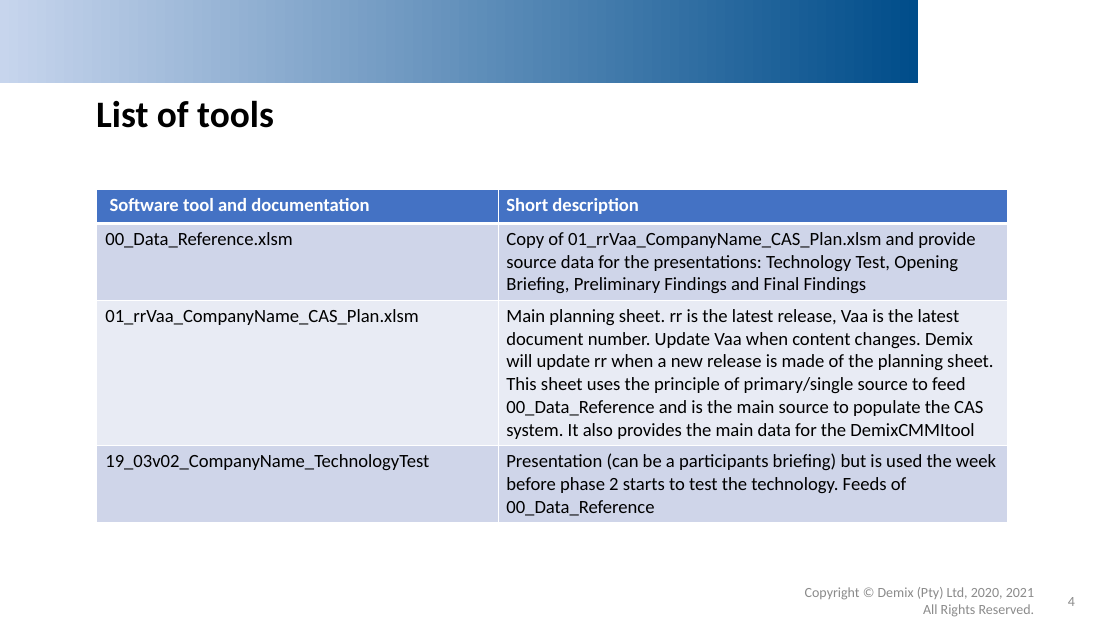
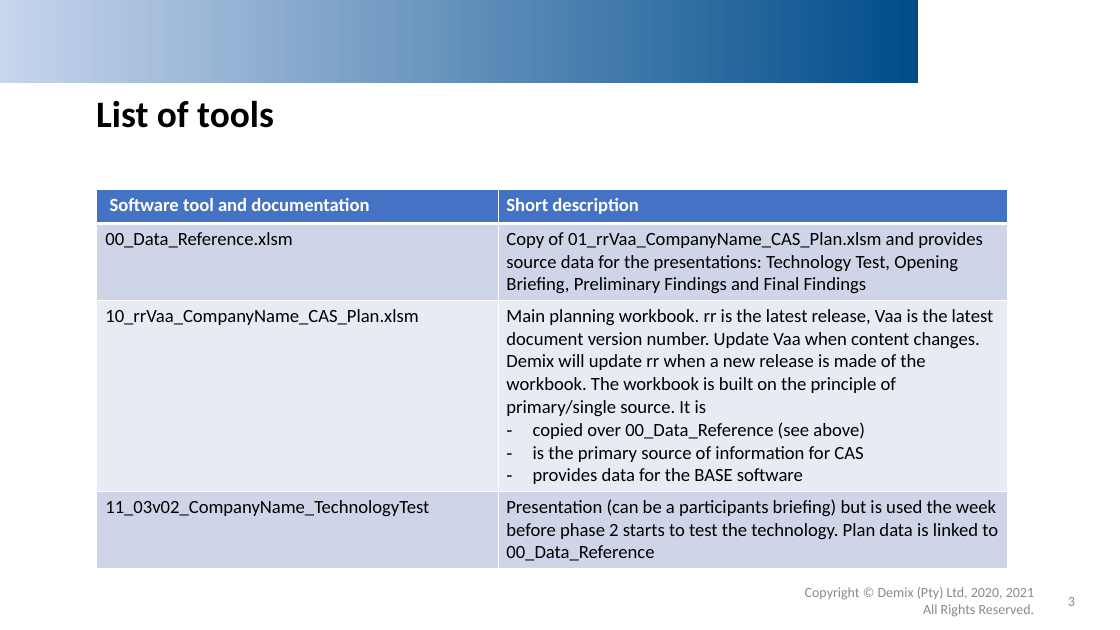
Before and after one commit to DemixTech/CMMITools, a slide deck: slide 3 of 02_Overview.pptx (slide 4 before the commit). Drawn at 1120x630 pixels with LibreOffice and Linux fonts; fonts in the diff are those of the drawing; background and template pictures are left out. Boxes give left, top, right and bottom in pixels: in the first picture for what was removed or moved away, otherwise in the second. Text is boxed around its words. In the diff, an @@ line names an element or a change of style, - is before the commit and + after.

```diff
--- a/02_Overview.pptx
+++ b/02_Overview.pptx
@@ table at <box>97,189,1007,565</box> @@
-row 2, column 2: Copy of 01_rrVaa_CompanyName_CAS_Plan.xlsm and provide source data for the presentations: Technology Test, Opening Briefing, Preliminary Findings and Final Findings
+row 2, column 2: Copy of 01_rrVaa_CompanyName_CAS_Plan.xlsm and provides source data for the presentations: Technology Test, Opening Briefing, Preliminary Findings and Final Findings
-row 3, column 1: 01_rrVaa_CompanyName_CAS_Plan.xlsm
+row 3, column 1: 10_rrVaa_CompanyName_CAS_Plan.xlsm
-row 3, column 2: Main planning sheet. rr is the latest release, Vaa is the latest document number. Update Vaa when content changes. Demix will update rr when a new release is made of the planning sheet. This sheet uses the principle of primary/single source to feed 00_Data_Reference and is the main source to populate the CAS system. It also provides the main data for the DemixCMMItool
+row 3, column 2: Main planning workbook. rr is the latest release, Vaa is the latest document version number. Update Vaa when content changes. Demix will update rr when a new release is made of the workbook. The workbook is built on the principle of primary/single source. It is / copied over 00_Data_Reference (see above) / is the primary source of information for CAS / provides data for the BASE software
-row 4, column 1: 19_03v02_CompanyName_TechnologyTest
+row 4, column 1: 11_03v02_CompanyName_TechnologyTest
-row 4, column 2: Presentation (can be a participants briefing) but is used the week before phase 2 starts to test the technology. Feeds of 00_Data_Reference
+row 4, column 2: Presentation (can be a participants briefing) but is used the week before phase 2 starts to test the technology. Plan data is linked to 00_Data_Reference
@@ page number at <box>1068,597,1075,606</box>: text changed @@
-4
+3
```
Also in this commit, not shown: 5 other slides changed, 1 slide removed, 34 other files.
